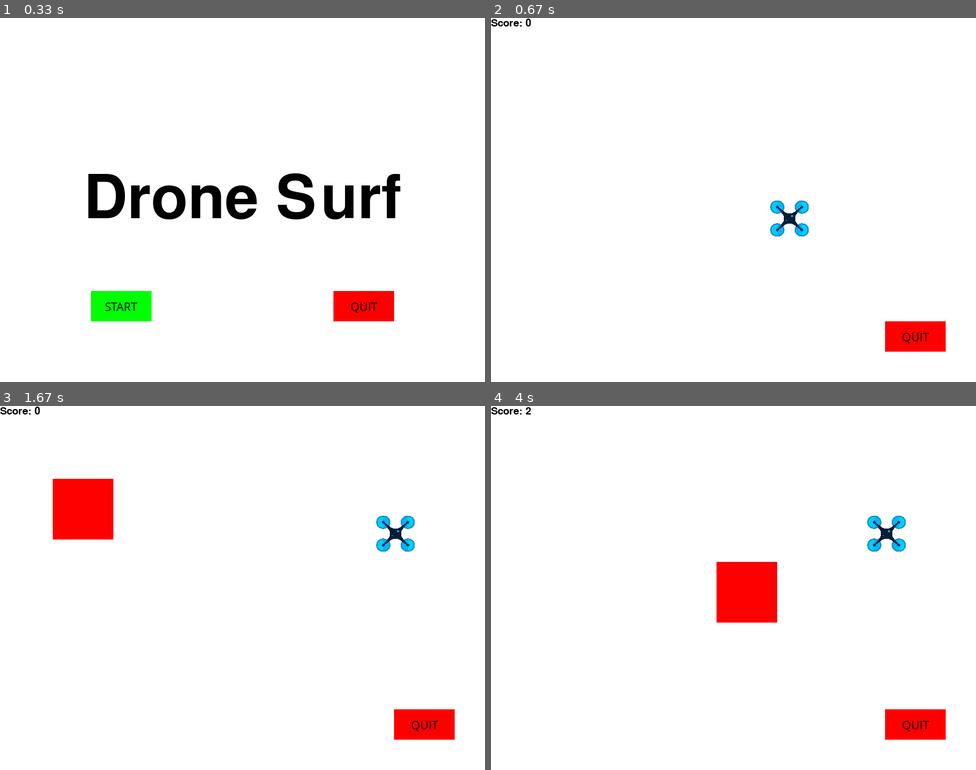
Above: before the commit, frames 1-4 (two rows, left to right).
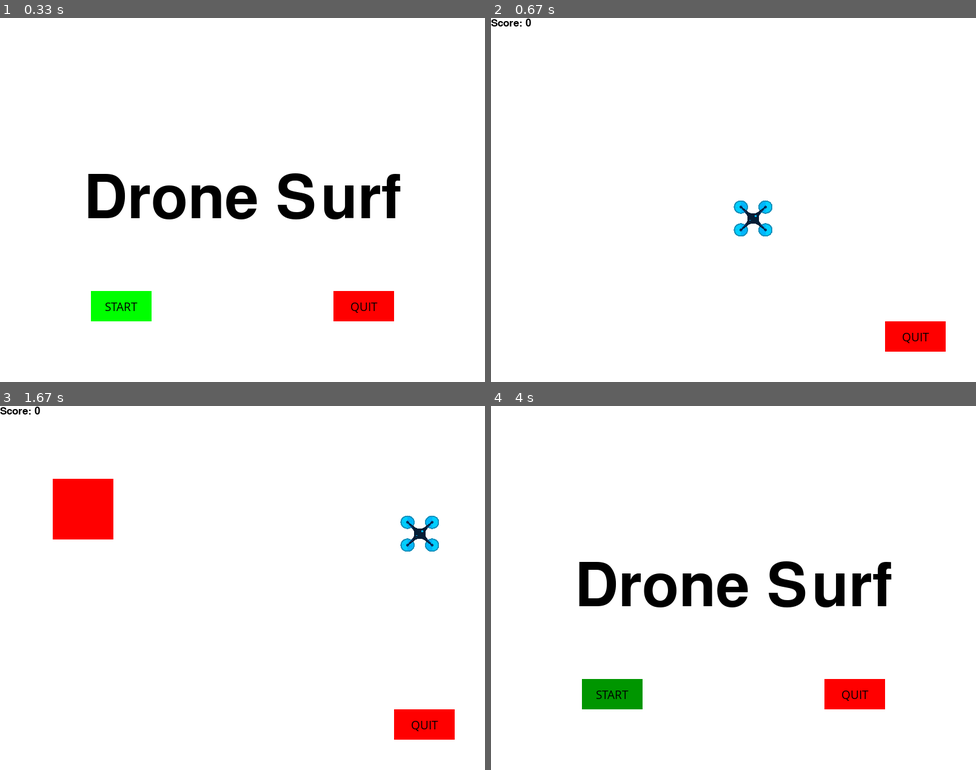
Above: after the commit, the same moments.

Repository: mantyni/Drone_Wars
Game: pygame game, started from game.py
The game is run twice, just before and just after one commit, with the same random seed, the same clock (stepped at 60 frames per second) and the same inputs.
Inputs:
- Up to frame 1 (0.33 s): no input
- Up to frame 2 (0.67 s): click "START" at 0.42 s
- Up to frame 3 (1.67 s): hold Right 0.67-1.13 s; hold Up 1.17-1.47 s; hold Right from 1.5 s (still down)
- Up to frame 4 (4 s): release Right at 1.97 s

Frame 1 is identical in both runs. In frame 2, 0.8% of the frame differs, in the area x 50-66%, y 50-60%; in frame 3, 0.6%; in frame 4, 8.6%, in the area x 0-94%, y 0-92%.

Commit message:
game loop fixes

Diff:
--- a/drone.py
+++ b/drone.py
@@ -17,7 +17,6 @@
         self.droneImg = pygame.transform.scale(self.droneImg, (int(self.display_width*0.08),int(self.display_height*0.1)))
 
     def move_left(self):
-        #self.x_change -= self.drone_speed
         self.x_change = -self.drone_speed
 
     def move_right(self):
--- a/game.py
+++ b/game.py
@@ -116,21 +116,15 @@
 
 
 def game_menu():
-    intro = True
-    while intro:
+
+    while True:
         for event in pygame.event.get():
             if event.type == pygame.QUIT:
                 pygame.quit()
                 quit()
 
         gameDisplay.fill(white)
-
         message_display("Drone Surf", 100)
-        #largeText = pygame.font.Font('freesansbold.ttf', 100)
-        #TextSurf, TextRect = text_objects('Drone surf', largeText)
-        #TextRect.center = ((display_width/2),(display_height)/2)
-        #gameDisplay.blit(TextSurf, TextRect)
-
         mouse = pygame.mouse.get_pos()
 
         # Mouse hover over buttons
@@ -217,7 +211,7 @@
             score -= 1
 
         # AI to avoid obstacles
-        avoid_obstacles(my_drone, my_obstacle)
+        #avoid_obstacles(my_drone, my_obstacle)
 
         # Draw white background and Quit button
         gameDisplay.fill(white)
